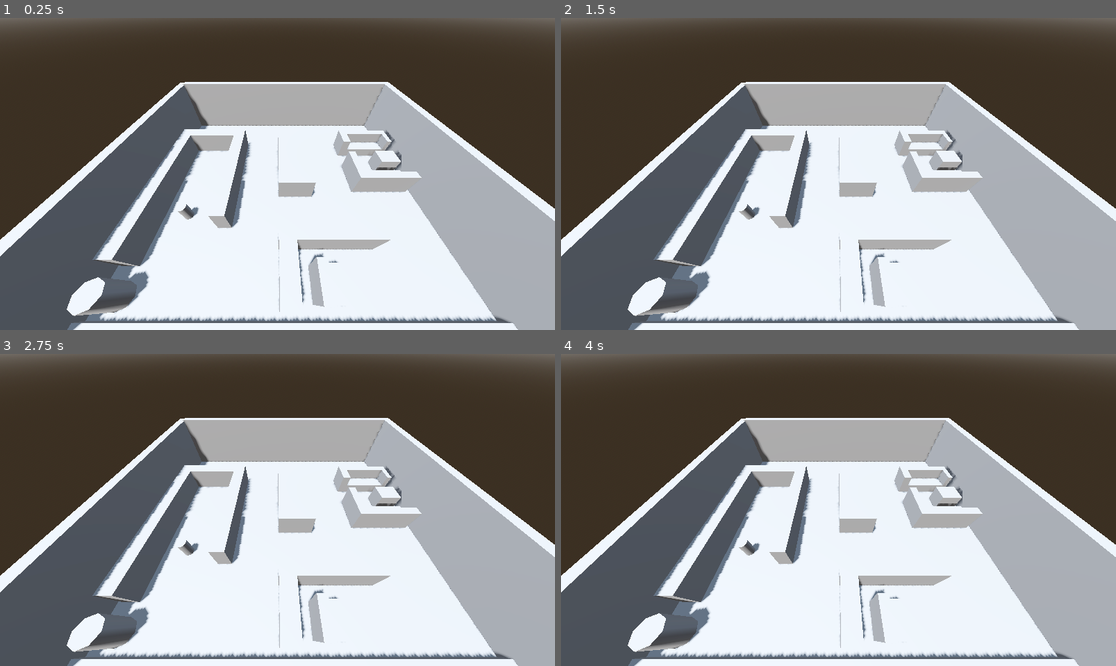
Above: before the commit, frames 1-4 (two rows, left to right).
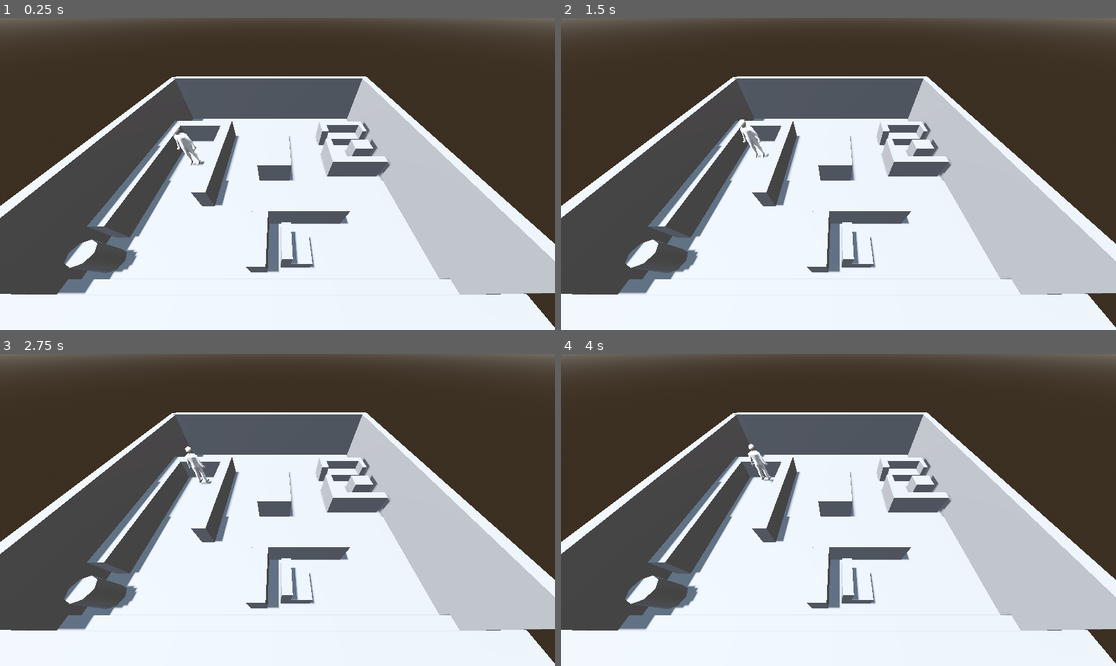
Above: after the commit, the same moments.

Repository: bernineu/fhtw-swpj-project
Game: Godot game, scene res://scenes/main.tscn
Same seed, same stepped clock (60 frames per second), same inputs: the game is played once before the commit and once after it.
Inputs:
- Up to frame 1 (0.25 s): no input
- Up to frame 2 (1.5 s): tap Enter at 0.5 s; hold Up (move_forward, bound only after the commit) 0.53-1.28 s; tap Space at 1.25 s; hold Down (move_back, bound only after the commit) from 1.28 s (still down)
- Up to frame 3 (2.75 s): release Down (move_back, bound only after the commit) at 2.03 s; hold Up (move_forward, bound only after the commit) from 2.03 s (still down)
- Up to frame 4 (4 s): tap Enter at 3.5 s; release Up (move_forward, bound only after the commit) at 3.53 s; hold Left (move_left, bound only after the commit) from 3.53 s (still down)

The runs differ from the first frame. In frame 1, 32% of the frame differs, in the area x 0-100%, y 18-100%; in frame 2, 32%; in frame 3, 32%; in frame 4, 32%.

Commit message:
placeholder character with basic movement added

Diff:
--- a/project.godot
+++ b/project.godot
@@ -14,3 +14,44 @@
 run/main_scene="uid://otkjxx10avb2"
 config/features=PackedStringArray("4.5", "Forward Plus")
 config/icon="res://icon.svg"
+
+[filesystem]
+
+import/blender/enabled=false
+
+[input]
+
+move_left={
+"deadzone": 0.2,
+"events": [Object(InputEventKey,"resource_local_to_scene":false,"resource_name":"","device":-1,"window_id":0,"alt_pressed":false,"shift_pressed":false,"ctrl_pressed":false,"meta_pressed":false,"pressed":false,"keycode":0,"physical_keycode":4194319,"key_label":0,"unicode":0,"location":0,"echo":false,"script":null)
+, Object(InputEventKey,"resource_local_to_scene":false,"resource_name":"","device":-1,"window_id":0,"alt_pressed":false,"shift_pressed":false,"ctrl_pressed":false,"meta_pressed":false,"pressed":false,"keycode":0,"physical_keycode":65,"key_label":0,"unicode":97,"location":0,"echo":false,"script":null)
+, Object(InputEventJoypadMotion,"resource_local_to_scene":false,"resource_name":"","device":-1,"axis":0,"axis_value":-1.0,"script":null)
+]
+}
+move_right={
+"deadzone": 0.2,
+"events": [Object(InputEventKey,"resource_local_to_scene":false,"resource_name":"","device":-1,"window_id":0,"alt_pressed":false,"shift_pressed":false,"ctrl_pressed":false,"meta_pressed":false,"pressed":false,"keycode":0,"physical_keycode":4194319,"key_label":0,"unicode":0,"location":0,"echo":false,"script":null)
+, Object(InputEventKey,"resource_local_to_scene":false,"resource_name":"","device":-1,"window_id":0,"alt_pressed":false,"shift_pressed":false,"ctrl_pressed":false,"meta_pressed":false,"pressed":false,"keycode":0,"physical_keycode":68,"key_label":0,"unicode":100,"location":0,"echo":false,"script":null)
+, Object(InputEventJoypadMotion,"resource_local_to_scene":false,"resource_name":"","device":-1,"axis":0,"axis_value":1.0,"script":null)
+]
+}
+move_forward={
+"deadzone": 0.2,
+"events": [Object(InputEventKey,"resource_local_to_scene":false,"resource_name":"","device":-1,"window_id":0,"alt_pressed":false,"shift_pressed":false,"ctrl_pressed":false,"meta_pressed":false,"pressed":false,"keycode":0,"physical_keycode":4194320,"key_label":0,"unicode":0,"location":0,"echo":false,"script":null)
+, Object(InputEventKey,"resource_local_to_scene":false,"resource_name":"","device":-1,"window_id":0,"alt_pressed":false,"shift_pressed":false,"ctrl_pressed":false,"meta_pressed":false,"pressed":false,"keycode":0,"physical_keycode":87,"key_label":0,"unicode":119,"location":0,"echo":false,"script":null)
+, Object(InputEventJoypadMotion,"resource_local_to_scene":false,"resource_name":"","device":-1,"axis":1,"axis_value":-1.0,"script":null)
+]
+}
+move_back={
+"deadzone": 0.2,
+"events": [Object(InputEventKey,"resource_local_to_scene":false,"resource_name":"","device":-1,"window_id":0,"alt_pressed":false,"shift_pressed":false,"ctrl_pressed":false,"meta_pressed":false,"pressed":false,"keycode":0,"physical_keycode":4194322,"key_label":0,"unicode":0,"location":0,"echo":false,"script":null)
+, Object(InputEventKey,"resource_local_to_scene":false,"resource_name":"","device":-1,"window_id":0,"alt_pressed":false,"shift_pressed":false,"ctrl_pressed":false,"meta_pressed":false,"pressed":false,"keycode":0,"physical_keycode":83,"key_label":0,"unicode":115,"location":0,"echo":false,"script":null)
+, Object(InputEventJoypadMotion,"resource_local_to_scene":false,"resource_name":"","device":-1,"axis":1,"axis_value":1.0,"script":null)
+]
+}
+jump={
+"deadzone": 0.2,
+"events": [Object(InputEventKey,"resource_local_to_scene":false,"resource_name":"","device":-1,"window_id":0,"alt_pressed":false,"shift_pressed":false,"ctrl_pressed":false,"meta_pressed":false,"pressed":false,"keycode":0,"physical_keycode":32,"key_label":0,"unicode":32,"location":0,"echo":false,"script":null)
+, Object(InputEventJoypadButton,"resource_local_to_scene":false,"resource_name":"","device":-1,"button_index":0,"pressure":0.0,"pressed":false,"script":null)
+]
+}
--- a/scenes/main.tscn
+++ b/scenes/main.tscn
@@ -1,4 +1,9 @@
 [gd_scene load_steps=6 format=3 uid="uid://otkjxx10avb2"]
+
+[ext_resource type="PackedScene" uid="uid://bl6ck4n0he1ra" path="res://scenes/player.tscn" id="2_0wfyh"]
+
+[sub_resource type="BoxShape3D" id="BoxShape3D_0wfyh"]
+size = Vector3(50, 0.5, 40)
 
 [sub_resource type="ProceduralSkyMaterial" id="ProceduralSkyMaterial_sgp6g"]
 sky_horizon_color = Color(0.66224277, 0.6717428, 0.6867428, 1)
@@ -13,26 +18,27 @@
 tonemap_mode = 2
 glow_enabled = true
 
-[sub_resource type="CylinderMesh" id="CylinderMesh_sugp2"]
+[node name="Main" type="Node3D"]
 
-[sub_resource type="CylinderShape3D" id="CylinderShape3D_jyhfs"]
-height = 1.7
-radius = 0.3
+[node name="Ground" type="StaticBody3D" parent="."]
 
-[node name="Main" type="Node3D"]
+[node name="CollisionShape3D" type="CollisionShape3D" parent="Ground"]
+transform = Transform3D(1, 0, 0, 0, 1, 0, 0, 0, 1, 13.400001, 0, 11.5)
+shape = SubResource("BoxShape3D_0wfyh")
+
+[node name="Floor" type="CSGBox3D" parent="Ground"]
+transform = Transform3D(-4.371139e-08, 0, -1, 0, 1, 0, 1, 0, -4.371139e-08, 12.750002, -0.25, 11.549999)
+size = Vector3(40, 0.5, 50)
 
 [node name="WorldEnvironment" type="WorldEnvironment" parent="."]
 environment = SubResource("Environment_0wfyh")
 
 [node name="DirectionalLight3D" type="DirectionalLight3D" parent="."]
-transform = Transform3D(0.6184084, -0.73846394, 0.2687789, 0, 0.34202015, 0.9396926, -0.7858569, -0.5811138, 0.21150813, 0, 0, 0)
+transform = Transform3D(-4.371139e-08, 0.9396927, -0.34202003, 0, 0.34202003, 0.9396927, 1, 4.107527e-08, -1.495017e-08, 0, 28.4, 0)
 shadow_enabled = true
 
-[node name="Floor" type="CSGBox3D" parent="."]
-transform = Transform3D(1, 0, 0, 0, 1, 0, 0, 0, 1, 12.750002, -0.25, -12.450001)
-size = Vector3(42.100002, 0.5, 51.5)
-
 [node name="CSGCombiner3D" type="CSGCombiner3D" parent="."]
+transform = Transform3D(-4.371139e-08, 0, -1, 0, 1, 0, 1, 0, -4.371139e-08, 0, 0, 0)
 use_collision = true
 
 [node name="wall1" type="CSGBox3D" parent="CSGCombiner3D"]
@@ -117,16 +123,8 @@
 size = Vector3(2.7, 2.1000001, 1.9)
 
 [node name="Camera3D" type="Camera3D" parent="."]
-transform = Transform3D(-3.7855155e-08, -0.7660444, 0.64278764, -2.185568e-08, 0.64278764, 0.7660444, -1, 1.495017e-08, -4.1075246e-08, 26.140001, 15.899999, -14.4)
+transform = Transform3D(1, 5.1413327e-08, -3.145635e-08, -8.950891e-09, 0.64278764, 0.76604444, 5.9604645e-08, -0.76604444, 0.64278764, 16.940002, 15.899999, 28.699999)
 fov = 93.08556
 
-[node name="CharacterBody3D" type="CharacterBody3D" parent="."]
-transform = Transform3D(1, 0, 0, 0, 1, 0, 0, 0, 1, 32.4, 12.6, -11.6)
-
-[node name="MeshInstance3D" type="MeshInstance3D" parent="CharacterBody3D"]
-transform = Transform3D(1, 0, 0, 0, 1, 0, 0, 0, 1, -13.500002, -11.6, 7.2000003)
-mesh = SubResource("CylinderMesh_sugp2")
-
-[node name="CollisionShape3D" type="CollisionShape3D" parent="CharacterBody3D"]
-transform = Transform3D(1, 0, 0, 0, 1, 0, 0, 0, 1, -12, -10.949999, 6.5999994)
-shape = SubResource("CylinderShape3D_jyhfs")
+[node name="Player2" parent="." instance=ExtResource("2_0wfyh")]
+transform = Transform3D(3, 0, 0, 0, 3, 0, 0, 0, 3, 4.799999, 1.2, 13.2)
--- /dev/null
+++ b/scenes/player.gd
@@ -0,0 +1,38 @@
+extends CharacterBody3D
+
+# How fast the player moves in meters per second.
+@export var speed = 14
+# The downward acceleration when in the air, in meters per second squared.
+@export var fall_acceleration = 75
+
+var target_velocity = Vector3.ZERO
+
+
+func _physics_process(delta):
+	var direction = Vector3.ZERO
+
+	if Input.is_action_pressed("move_right"):
+		direction.x += 1
+	if Input.is_action_pressed("move_left"):
+		direction.x -= 1
+	if Input.is_action_pressed("move_back"):
+		direction.z += 1
+	if Input.is_action_pressed("move_forward"):
+		direction.z -= 1
+
+	if direction != Vector3.ZERO:
+		direction = direction.normalized()
+#		$Pivot.basis = Basis.looking_at(direction)
+		$Pivot.basis = Basis.looking_at(-direction, Vector3.UP)
+
+	# Ground Velocity
+	target_velocity.x = direction.x * speed
+	target_velocity.z = direction.z * speed
+
+	# Vertical Velocity
+	if not is_on_floor(): # If in the air, fall towards the floor. Literally gravity
+		target_velocity.y = target_velocity.y - (fall_acceleration * delta)
+
+	# Moving the Character
+	velocity = target_velocity
+	move_and_slide()
--- /dev/null
+++ b/scenes/player.tscn
@@ -0,0 +1,20 @@
+[gd_scene load_steps=4 format=3 uid="uid://bl6ck4n0he1ra"]
+
+[ext_resource type="PackedScene" uid="uid://cunj43pxh88xo" path="res://art/human_low.glb" id="1_3vyb7"]
+[ext_resource type="Script" uid="uid://lpaykx0htfh3" path="res://scenes/player.gd" id="1_g2els"]
+
+[sub_resource type="CapsuleShape3D" id="CapsuleShape3D_g2els"]
+radius = 0.3
+
+[node name="Player" type="CharacterBody3D"]
+transform = Transform3D(3, 0, 0, 0, 3, 0, 0, 0, 3, 0, 0, 0)
+script = ExtResource("1_g2els")
+
+[node name="Pivot" type="Node3D" parent="."]
+
+[node name="Character" parent="Pivot" instance=ExtResource("1_3vyb7")]
+transform = Transform3D(1, 0, 0, 0, -4.371139e-08, 1, 0, -1, -4.371139e-08, 0, 0, 0)
+
+[node name="CollisionShape3D" type="CollisionShape3D" parent="."]
+transform = Transform3D(1, 0, 0, 0, 1, 0, 0, 0, 1, 0, 1, 0)
+shape = SubResource("CapsuleShape3D_g2els")
Binary file added: art/human_low.glb
Not shown, added: art/human_low.glb.import
Not shown, added: scenes/player.gd.uid
